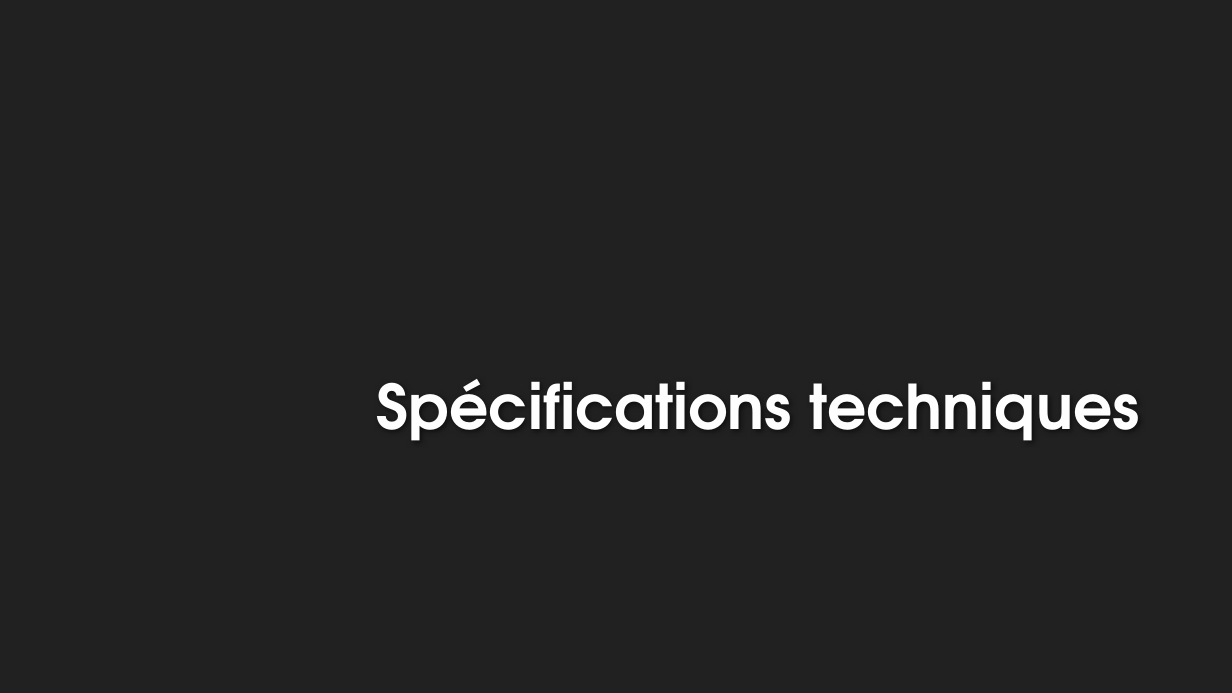
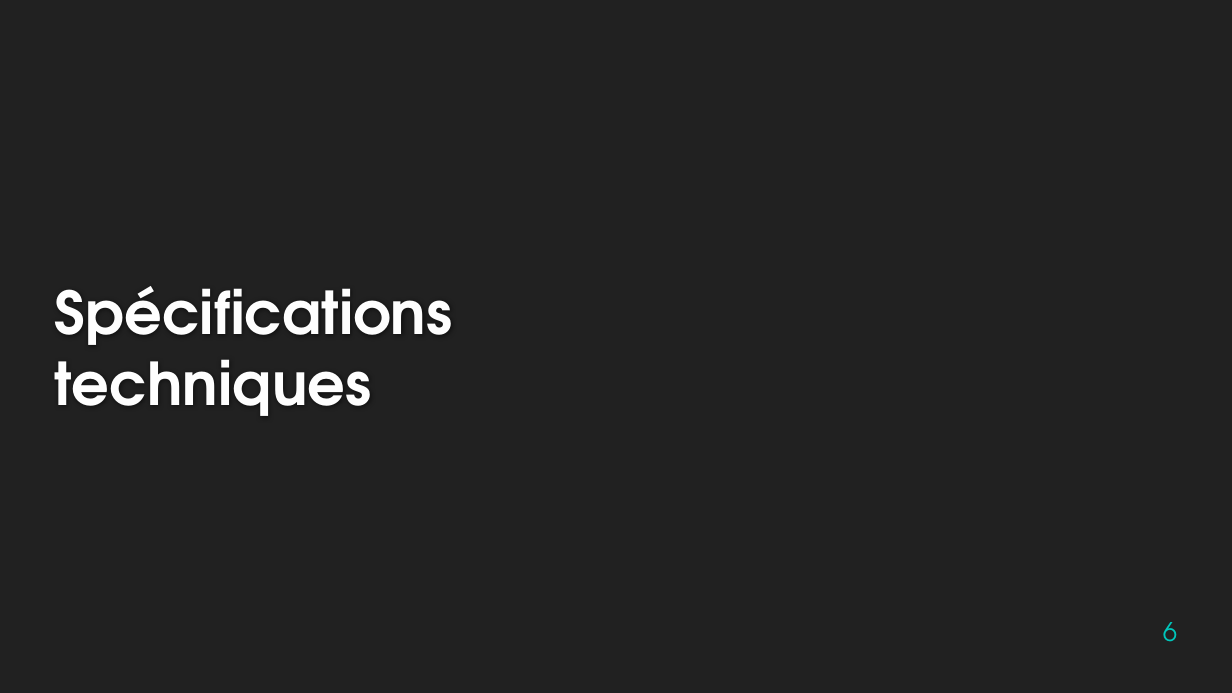
Before and after one commit to blipn/nodejs-websocket-example, a slide deck: slide 6 of PWA-COM_v1.1.pptx. Drawn at 1232x693 pixels with LibreOffice and Linux fonts; fonts in the diff are those of the drawing; background and template pictures are left out. Boxes give left, top, right and bottom in pixels: in the first picture for what was removed or moved away, otherwise in the second. Text is boxed around its words. In the diff, an @@ line names an element or a change of style, - is before the commit and + after.

Commit message:
[UPDATE] PPT (layout)

```diff
--- a/PWA-COM_v1.1.pptx
+++ b/PWA-COM_v1.1.pptx
@@ title "Spécifications techniques": place and size @@
-title "Spécifications techniques" at box(377, 379, 1139, 441)
+title "Spécifications techniques" at box(55, 286, 453, 416)
@@ title "Spécifications techniques" at box(55, 286, 453, 416): size 48 to 46 pt; alignment right to left; vertical alignment bottom to middle @@
@@ page number added at box(1163, 622, 1177, 642), 20 pt, text #00C6BB @@
+6
```
Also in this commit, not shown: 13 other slides changed, 1 slide added, 1 slide removed.
